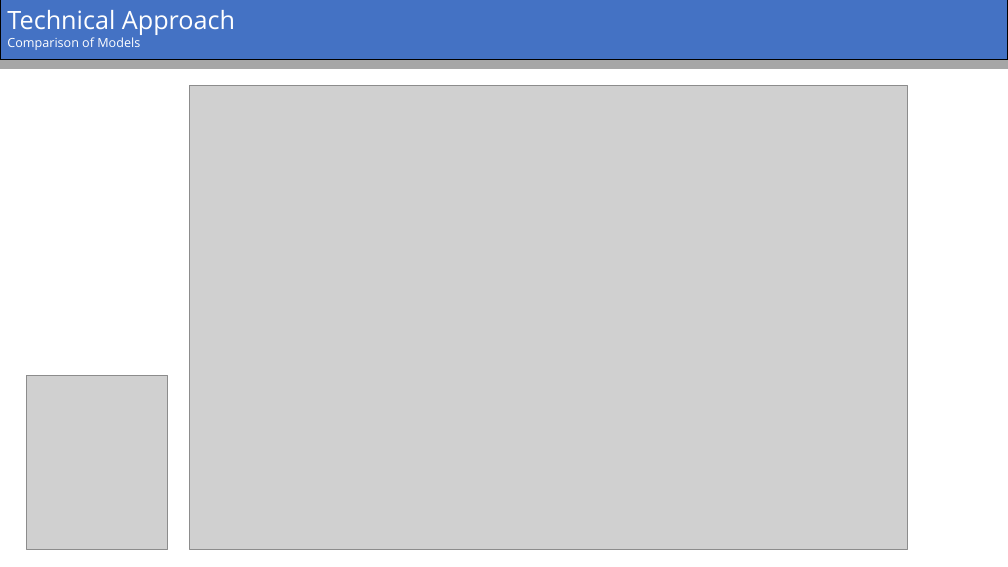
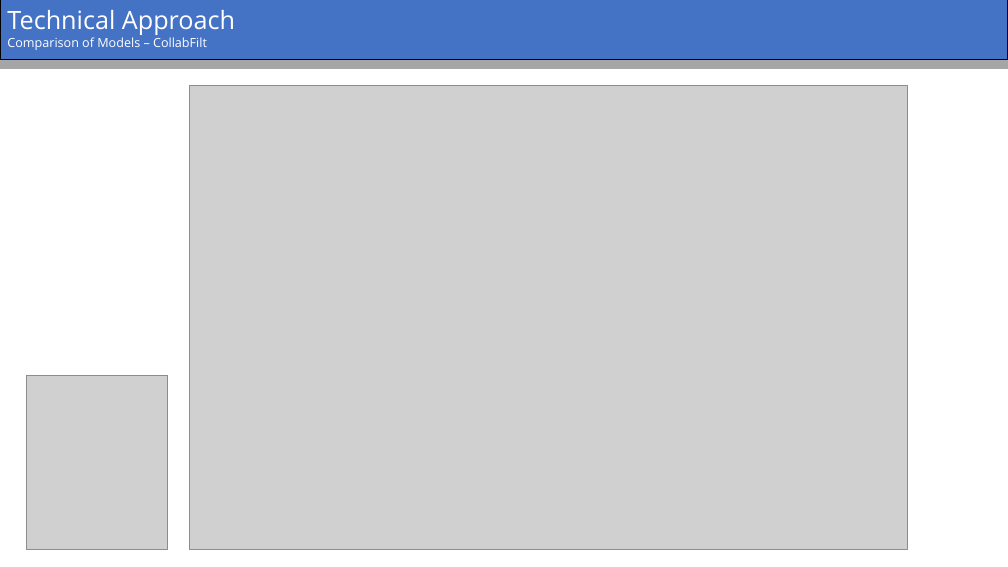
Before and after one commit to tmsharp/BeerMe-App, a slide deck: slide 14 of BeerMe.pptx. Drawn at 1008x567 pixels with LibreOffice and Linux fonts; fonts in the diff are those of the drawing; grey boxes stand for pictures. Boxes give left, top, right and bottom in pixels: in the first picture for what was removed or moved away, otherwise in the second. Text is boxed around its words. In the diff, an @@ line names an element or a change of style, - is before the commit and + after.

```diff
--- a/BeerMe.pptx
+++ b/BeerMe.pptx
@@ text in rectangle at (x1=7, y1=37, x2=207, y2=50): text changed @@
-Comparison of Models
+Comparison of Models – CollabFilt
```
Also in this commit, not shown: 5 other slides changed.
